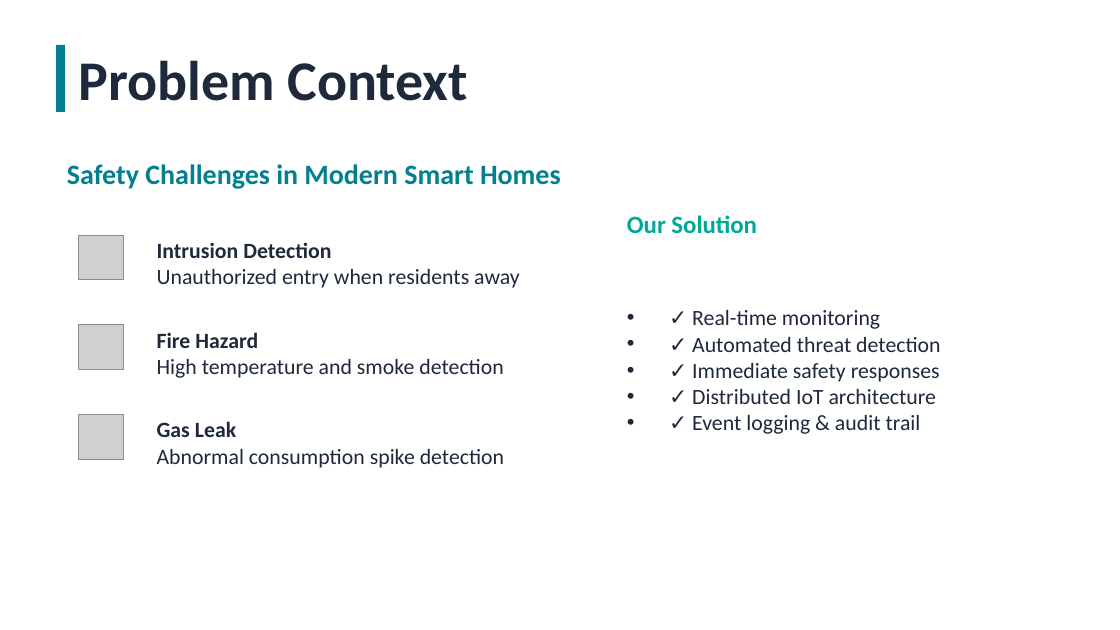
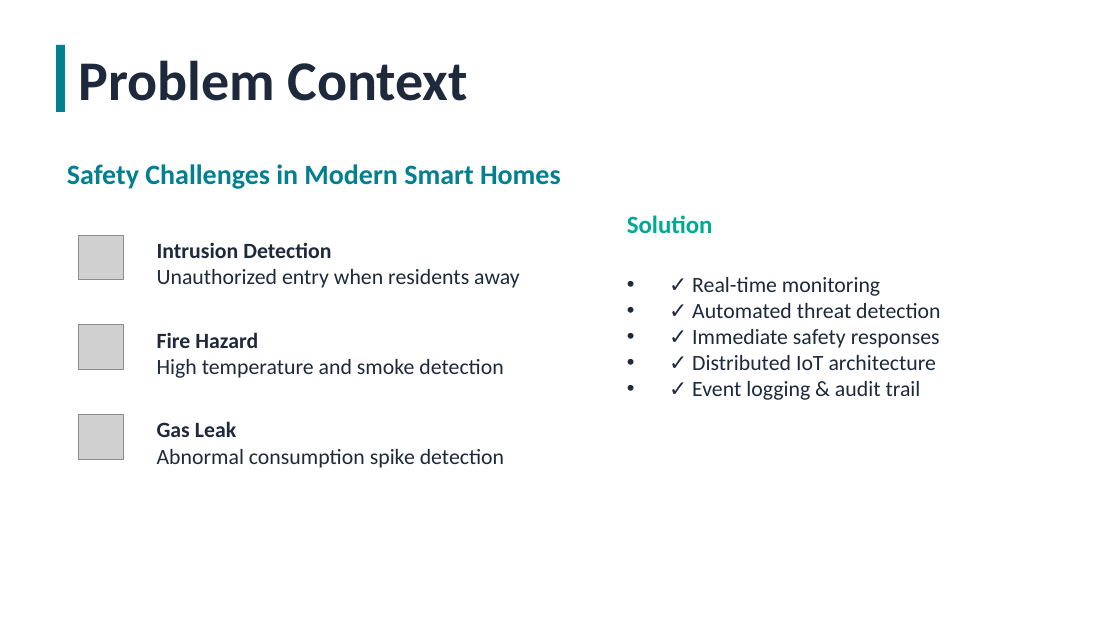
Before and after one commit to TulayEce/smart_home_safety_monitoring_systems, a slide deck: slide 2 of presentation/Smart_Home_Safety_System_Presentation.pptx. Drawn at 1120x630 pixels with LibreOffice and Linux fonts; fonts in the diff are those of the drawing; grey boxes stand for pictures. Boxes give left, top, right and bottom in pixels: in the first picture for what was removed or moved away, otherwise in the second. Text is boxed around its words. In the diff, an @@ line names an element or a change of style, - is before the commit and + after.

```diff
--- a/presentation/Smart_Home_Safety_System_Presentation.pptx
+++ b/presentation/Smart_Home_Safety_System_Presentation.pptx
@@ text "✓ Real-time monitoring": place and size @@
-text "✓ Real-time monitoring" at (692, 310, 940, 434)
+text "✓ Real-time monitoring" at (692, 277, 940, 400)
@@ text at (627, 215, 713, 234): text changed @@
-Our Solution
+Solution
```
Also in this commit, not shown: 2 other slides changed, 1 other file.
